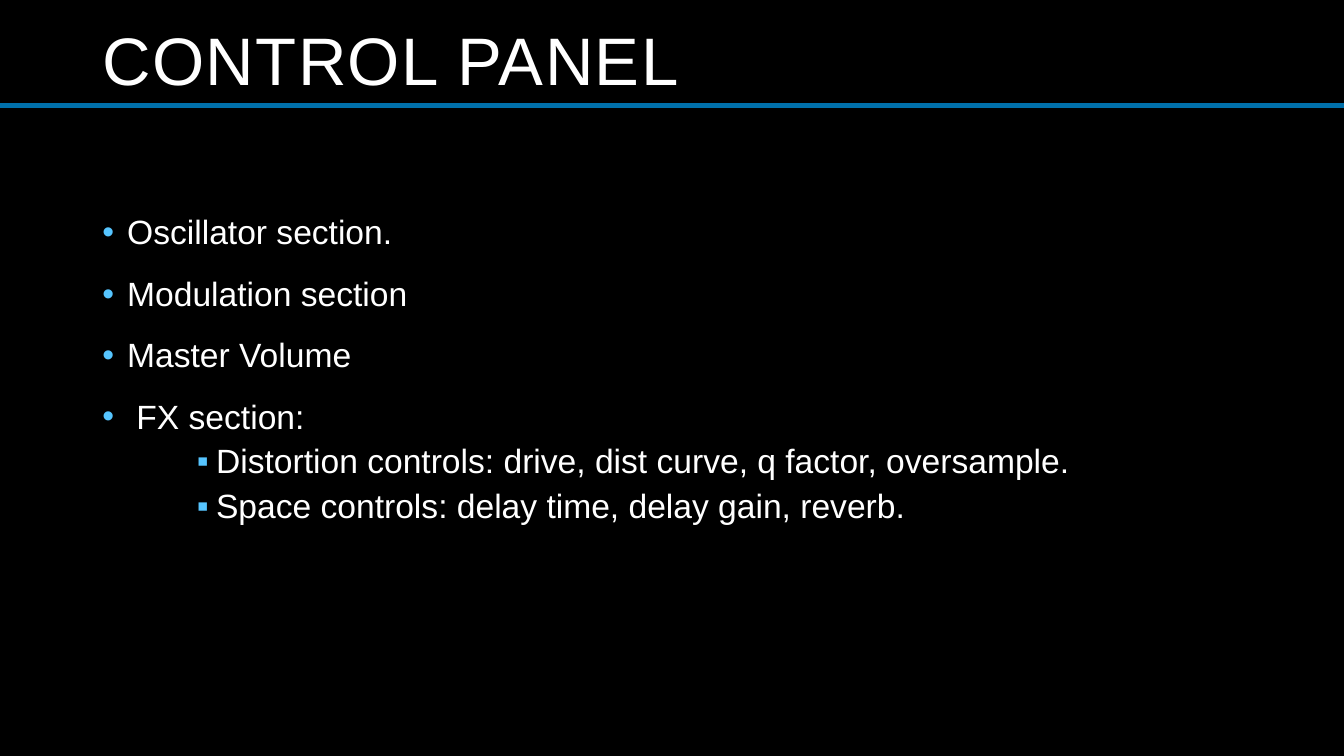
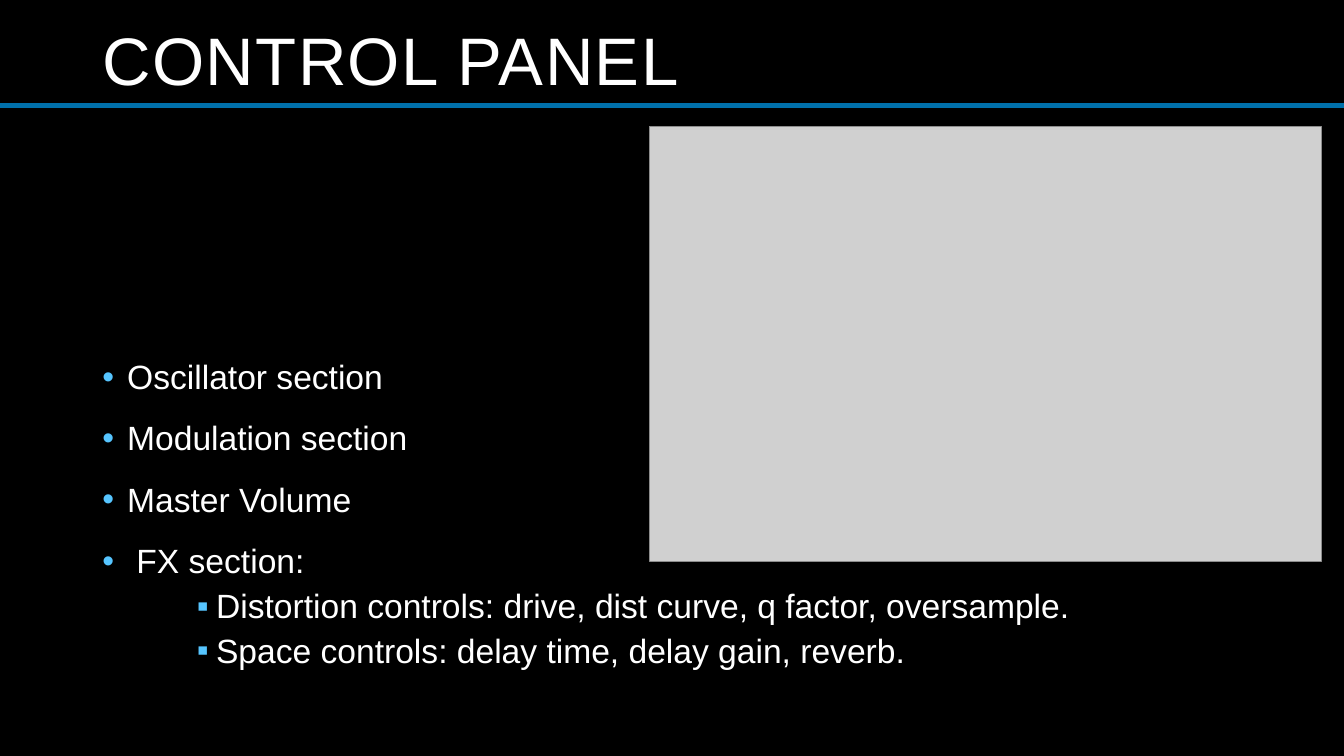
Before and after one commit to emainta/MicroSphere, a slide deck: slide 17 of _CM things/presFINAL.pptx. Drawn at 1344x756 pixels with LibreOffice and Linux fonts; fonts in the diff are those of the drawing; grey boxes stand for pictures; background and template pictures are left out. Boxes give left, top, right and bottom in pixels: in the first picture for what was removed or moved away, otherwise in the second. Text is boxed around its words. In the diff, an @@ line names an element or a change of style, - is before the commit and + after.

```diff
--- a/_CM things/presFINAL.pptx
+++ b/_CM things/presFINAL.pptx
@@ picture added at (x1=649, y1=127, x2=1322, y2=562) @@
@@ text "Oscillator section" moved from (x1=127, y1=219, x2=1069, y2=525) to (x1=127, y1=364, x2=1069, y2=670) @@
@@ text at (x1=127, y1=364, x2=382, y2=390): text changed @@
-• Oscillator section.
+• Oscillator section
```
Also in this commit, not shown: 1 slide added, 1 slide removed.
